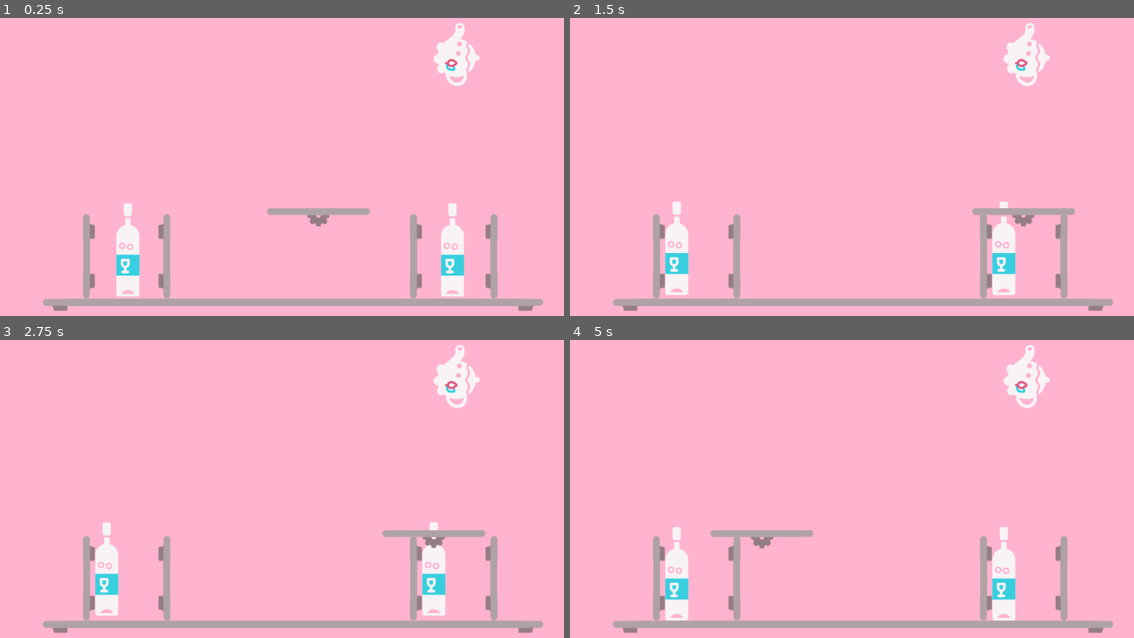
Above: before the commit, frames 1-4 (two rows, left to right).
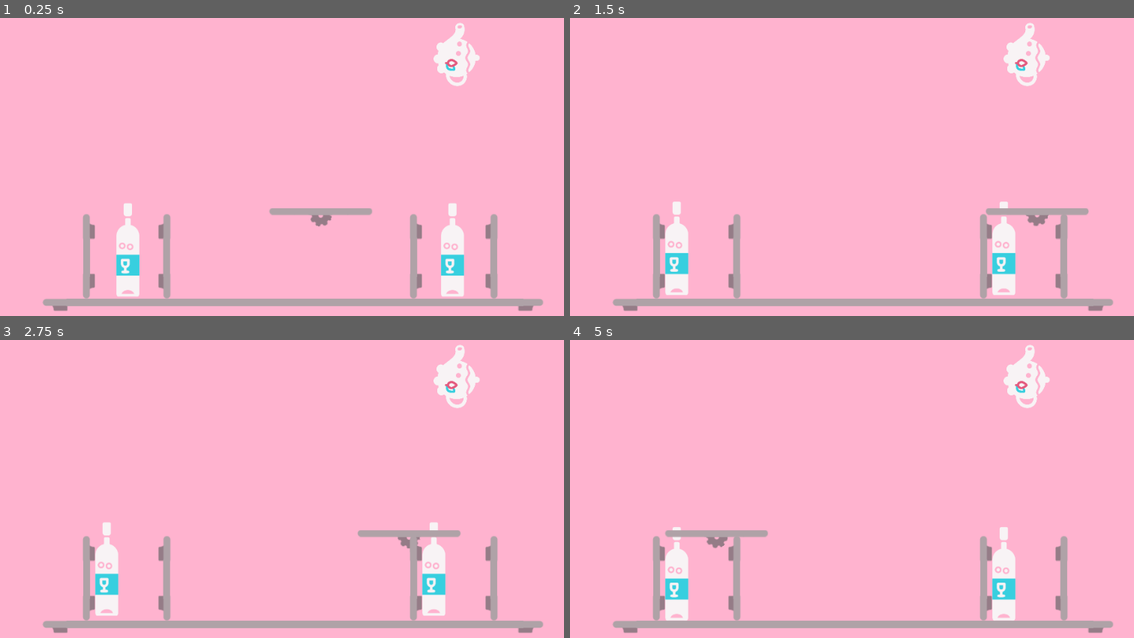
Above: after the commit, the same moments.

Repository: TrueNarwhak/Glassware
Game: Godot game, scene res://rooms/stages/StagePlatCover.tscn
The game is run twice, just before and just after one commit, with the same random seed, the same clock (stepped at 60 frames per second) and the same inputs. This scene is started directly instead of the project's main scene.
Inputs (mouse positions are in pixels of both pictures, inside the frame that each line leads up to):
- Up to frame 1 (0.25 s): no input
- Up to frame 2 (1.5 s): tap Enter (ui_accept) at 0.5 s; move the mouse to (993, 152) at 0.52 s; hold D (move_right) from 0.53 s (still down); click (993, 152) at 0.6 s; tap Space (jump) at 0.77, 1.07 s; move the mouse to (744, 187) at 1.27 s; click (744, 187) at 1.35 s
- Up to frame 3 (2.75 s): tap Space (jump) at 1.52, 1.82 s; move the mouse to (355, 417) at 2.02 s; release D (move_right) at 2.03 s; hold A (move_left) from 2.03 s (still down); click (355, 417) at 2.1 s
- Up to frame 4 (5 s): move the mouse to (835, 560) at 2.77 s; release A (move_left) at 2.78 s; hold D (move_right) 2.78-4.28 s; click (835, 560) at 2.85 s; tap Space (jump) at 3.02, 3.32, 3.77, 4.07, 4.52, 4.82 s; move the mouse to (1043, 542) at 3.52 s; click (1043, 542) at 3.6 s; move the mouse to (682, 441) at 4.27 s; hold A (move_left) from 4.28 s (still down); click (682, 441) at 4.35 s

The runs differ from the first frame. In frame 1, less than 0.1% of the frame differs, in the area x 47-66%, y 63-71%; in frame 2, 0.3%; in frame 3, 0.4%; in frame 4, 0.6%, in the area x 16-44%, y 63-71%.
Error in both runs: Attempt to call function 'get_global_position' in base 'null instance' on a null instance. (res://objects/foes/Champaign.gd:45)

Commit message:
Moviing plat adjustments

Diff:
--- a/Glass Like/objects/Player.gd
+++ b/Glass Like/objects/Player.gd
@@ -35,7 +35,7 @@
 
 # ------------------------------------ #
 
-var inventory = ["pin"]
+var inventory = []
 var inventory_max = 3
 
 export var mushroom_force = 800
--- a/Glass Like/objects/Player.tscn
+++ b/Glass Like/objects/Player.tscn
@@ -99,13 +99,13 @@
 [node name="BatWingsL" type="AnimatedSprite" parent="BatWings"]
 position = Vector2( 7, -10 )
 frames = SubResource( 4 )
-frame = 1
+frame = 2
 playing = true
 
 [node name="BatWingsR" type="AnimatedSprite" parent="BatWings"]
 position = Vector2( 239, -10 )
 frames = SubResource( 4 )
-frame = 1
+frame = 2
 playing = true
 flip_h = true
 
--- a/Glass Like/rooms/Stage Elements/MovePlat.gd
+++ b/Glass Like/rooms/Stage Elements/MovePlat.gd
@@ -1,7 +1,7 @@
 extends PathFollow2D
 
-export var gear_turn = 6
-export var move_along_path_speed = 0.002
+export var gear_turn = 425
+export var move_along_path_speed = 0.13
 
 onready var gear = $RigidBody2D/Gear
 
@@ -9,9 +9,9 @@
 	pass
 
 func _process(delta):
-	gear.rotation_degrees += gear_turn
+	gear.rotation_degrees += gear_turn * delta
 
-	unit_offset += move_along_path_speed
+	unit_offset += move_along_path_speed * delta
 
 	if unit_offset == 1.0 and move_along_path_speed > 0:
 		move_along_path_speed = -move_along_path_speed
